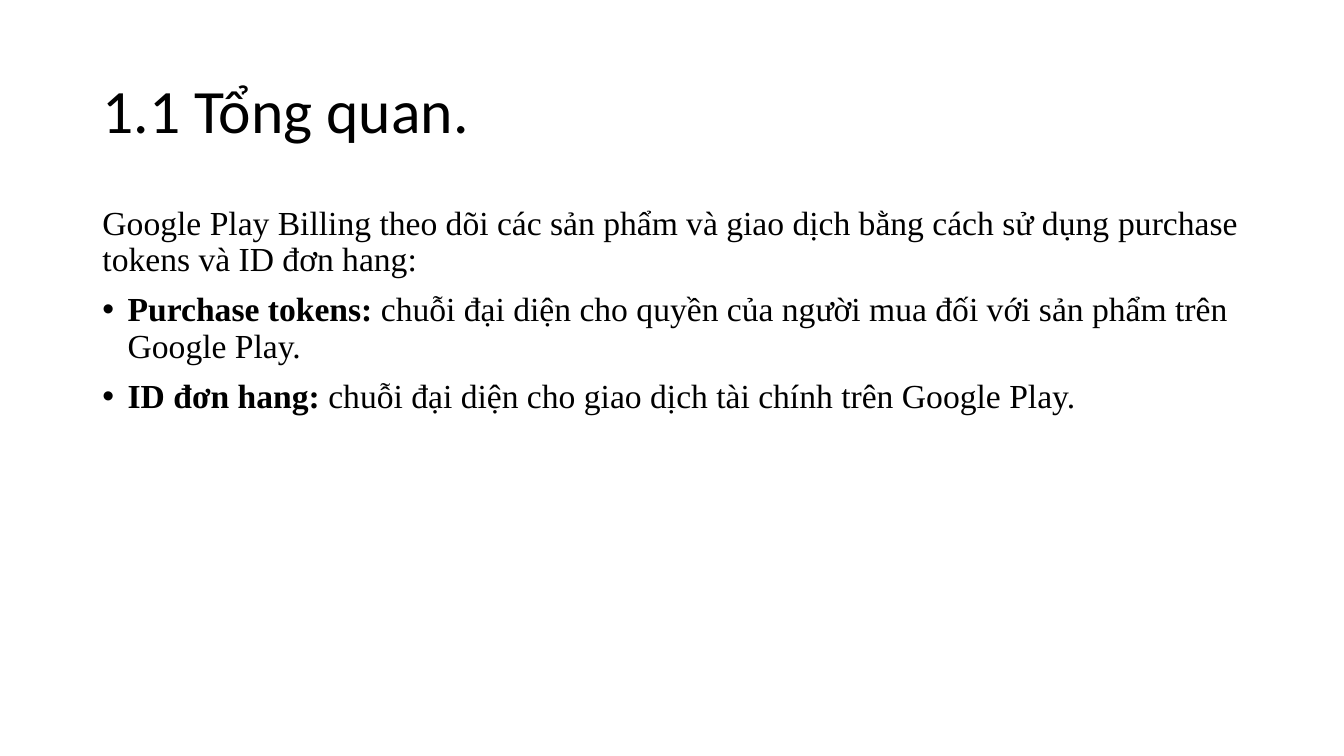
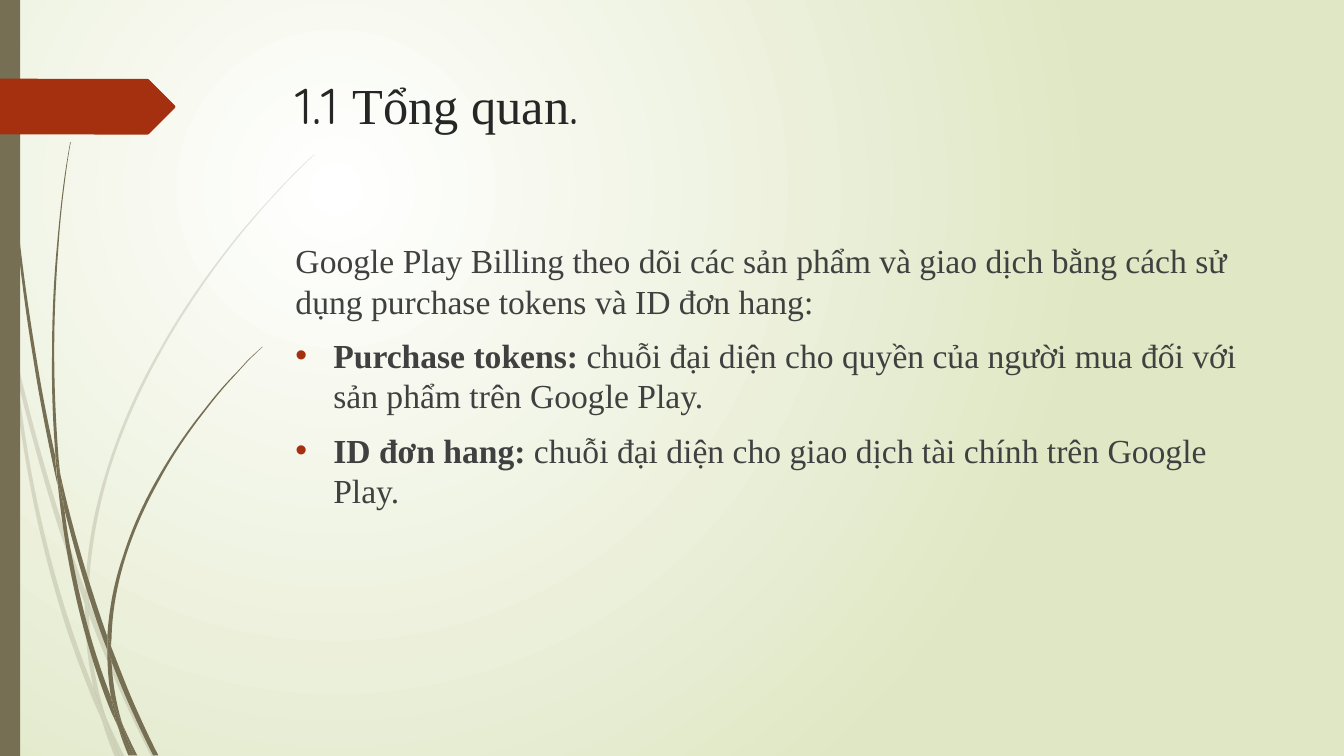
Before and after one commit to trieuduy27051999/Google-play-infor-, a slide deck: slide 3 of 3 muc dau GooglePlay.pptx. Drawn at 1344x756 pixels with LibreOffice and Linux fonts; fonts in the diff are those of the drawing. Boxes give left, top, right and bottom in pixels: in the first picture for what was removed or moved away, otherwise in the second. Text is boxed around its words. In the diff, an @@ line names an element or a change of style, - is before the commit and + after.

Commit message:
Sua font 3 muc dau Google Play

```diff
--- a/3 muc dau GooglePlay.pptx
+++ b/3 muc dau GooglePlay.pptx
@@ background #FFFFFF to gradient #FFFFFF to #DFE8C4 @@
@@ rectangle added at [0, 0, 20, 756], fill #766F54 @@
@@ freeform shape added at [0, 79, 175, 134], fill #A53010 @@
@@ title "1.1 Tổng quan.": place and size @@
-title "1.1 Tổng quan." at [102, 85, 469, 144]
+title "1.1 Tổng quan." at [296, 87, 578, 134]
@@ title "1.1 Tổng quan." at [296, 87, 578, 134]: size 44 to 36 pt, text colour #000000 to #262626; font Calibri to Quicksand in "1.1 quan."; font Calibri to Times New Roman in "Tổng quan."; line spacing 0.9 to 1; vertical alignment middle to top @@
@@ text "Google Play Billing theo dõi ...": place and size @@
-text "Google Play Billing theo dõi ..." at [102, 210, 1237, 414]
+text "Google Play Billing theo dõi ..." at [295, 248, 1236, 510]
@@ text "Google Play Billing theo dõi ..." at [295, 248, 1236, 510]: text colour #000000 to #404040; line spacing 0.9 to 1; indent changed @@
@@ group added at [0, 154, 315, 756]: 10 freeform shapes @@
@@ group added at [3, 0, 262, 756]: 12 freeform shapes @@
```
Also in this commit, not shown: 79 other slides changed.
